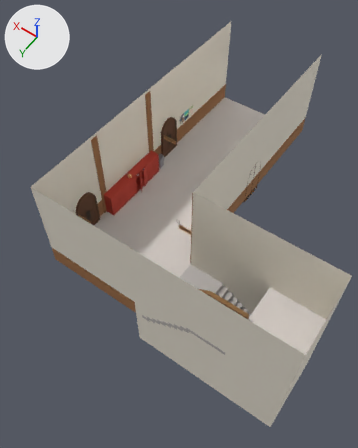
One commit to the FBX model Assets/05_Models/corridor2.fbx: the scene before it, then after it.
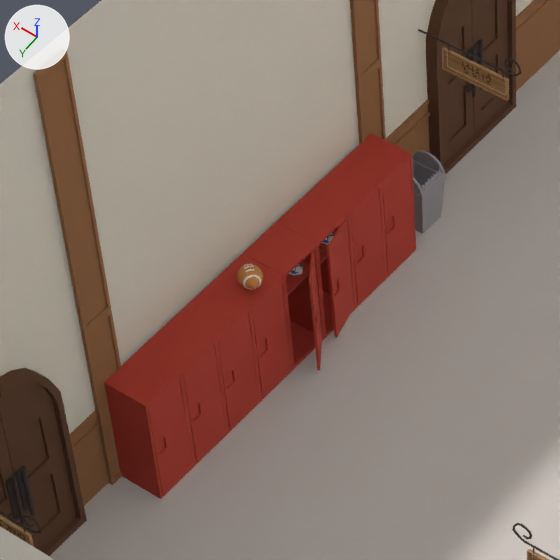
There are two pictures of each version: one whole from a camera (50 mm lens) standing at (-0.201, 0.46, 0.567) and looking at (0.067, 0.084, -0.023), one close up on the part from 24% to 52% of the width and 28% to 51% of the height. The axes (+X, +Y, +Z) are drawn at upper left. The lights are the same throughout. Where no turn or scale is listed for an object, it has been applied to the vertices. Vertices at the same position are counted once.

In view in the first close-up: 'corrodor2'.
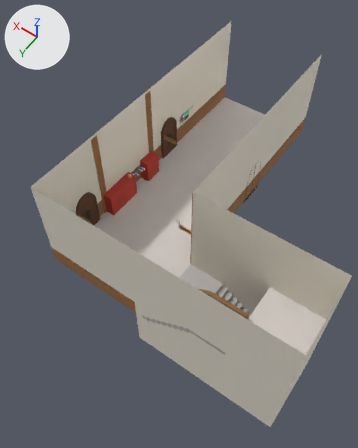
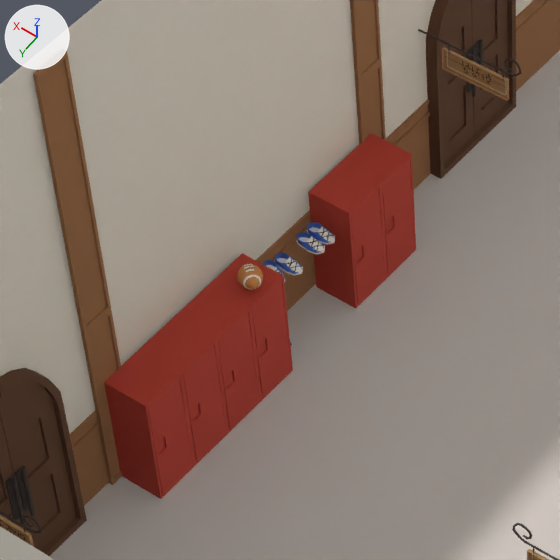
Where the newer file only moved an object's origin or applied its transform, the numbers keep the older frame.

Boxes (x1, y1, x2, y2) around the edits, measured in the close-ups (560 x 560 px; the box of a moved part takes in the faces that stretch with it):
part 1 of me_mesh, deleted
    before: (243, 150, 446, 370)
part 2 of me_mesh, moved or reshaped
    before: (276, 192, 356, 338)
    after: (297, 232, 325, 255)

Edits to the bpy script that builds the scene:
```text
Change me_mesh:
    used by ob_corrodor2; location = (-0.0269, 0.0782, -0.0382)
    remove me_mesh.from_pydata(...)  # 7277 vertices, 6552 faces; spans x -0.16..0.214, y -0.311..0.154, z -0.079..0.155
    add me_mesh.from_pydata(...)  # 7014 vertices, 6376 faces; spans x -0.16..0.214, y -0.311..0.154, z -0.079..0.155
    me_mesh part 1: 19 loose pieces with 251 vertices, spanning x 0.046..0.21, y -0.095..0.15, z -0.002..0.049, are deleted
    me_mesh part 2: 32 vertices moved from x 0.198..0.206, y -0.041..-0.035, z 0.028..0.03 to x 0.198..0.207, y -0.041..-0.037, z 0.028..0.03; 130 vertices removed from x 0.192..0.21, y -0.048..-0.021, z -0.002..0.037; 85 vertices added at x 0.198..0.207, y -0.041..-0.036, z 0.028..0.031
```
